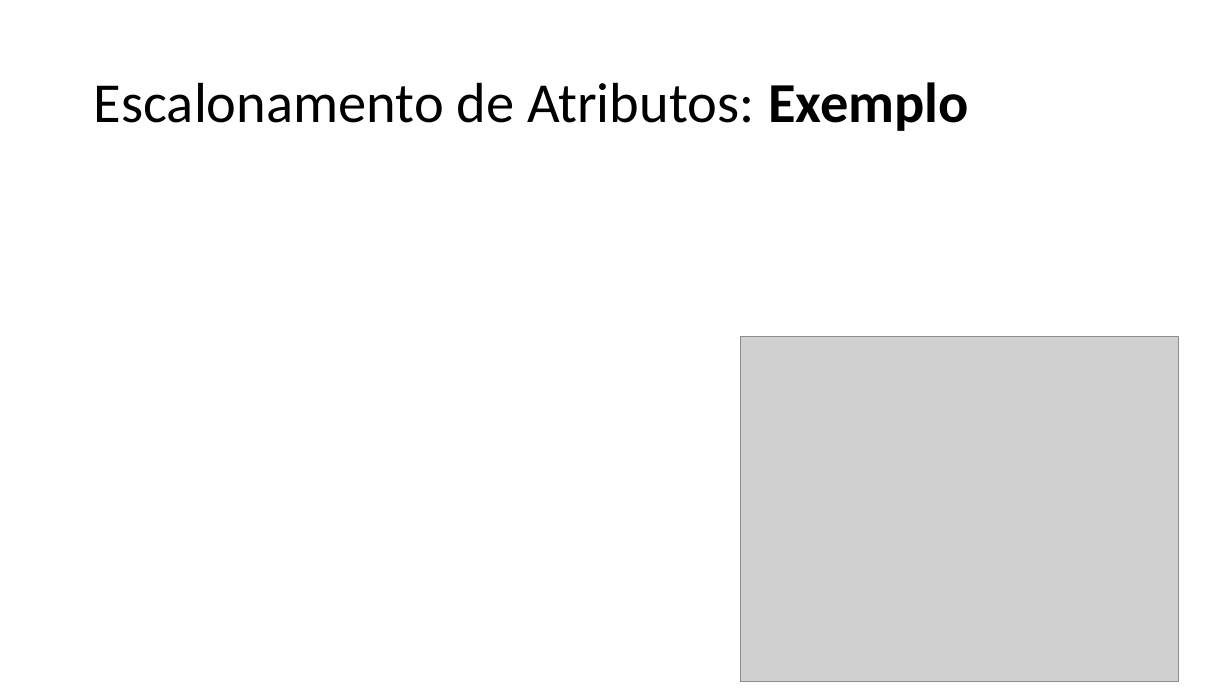
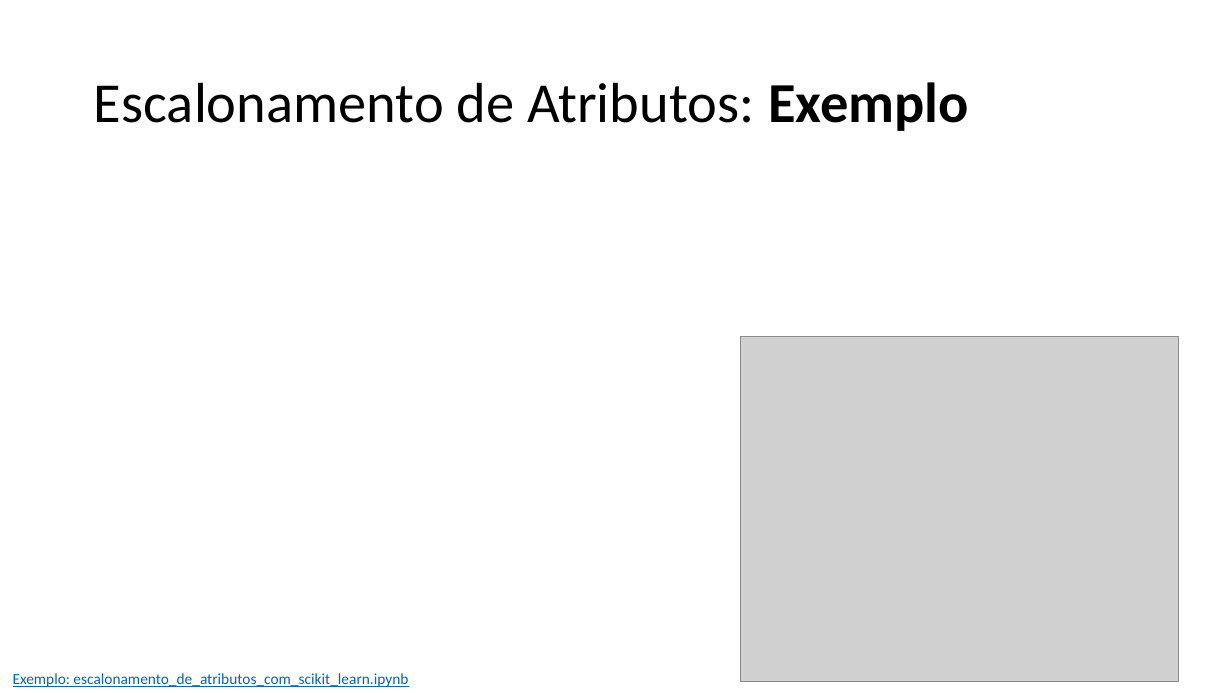
Before and after one commit to zz4fap/t319_aprendizado_de_maquina, a slide deck: slide 8 of slides/T319_Regressão_Linear (Escalonamento de Atributos).pptx. Drawn at 1232x693 pixels with LibreOffice and Linux fonts; fonts in the diff are those of the drawing; grey boxes stand for pictures. Boxes give left, top, right and bottom in pixels: in the first picture for what was removed or moved away, otherwise in the second. Text is boxed around its words. In the diff, an @@ line names an element or a change of style, - is before the commit and + after.

```diff
--- a/slides/T319_Regressão_Linear (Escalonamento de Atributos).pptx
+++ b/slides/T319_Regressão_Linear (Escalonamento de Atributos).pptx
@@ text added at [13, 673, 408, 687], 12 pt, text #0563C1, underline @@
+Exemplo: escalonamento_de_atributos_com_scikit_learn.ipynb
```
Also in this commit, not shown: 3 other slides changed, 3 other files.
